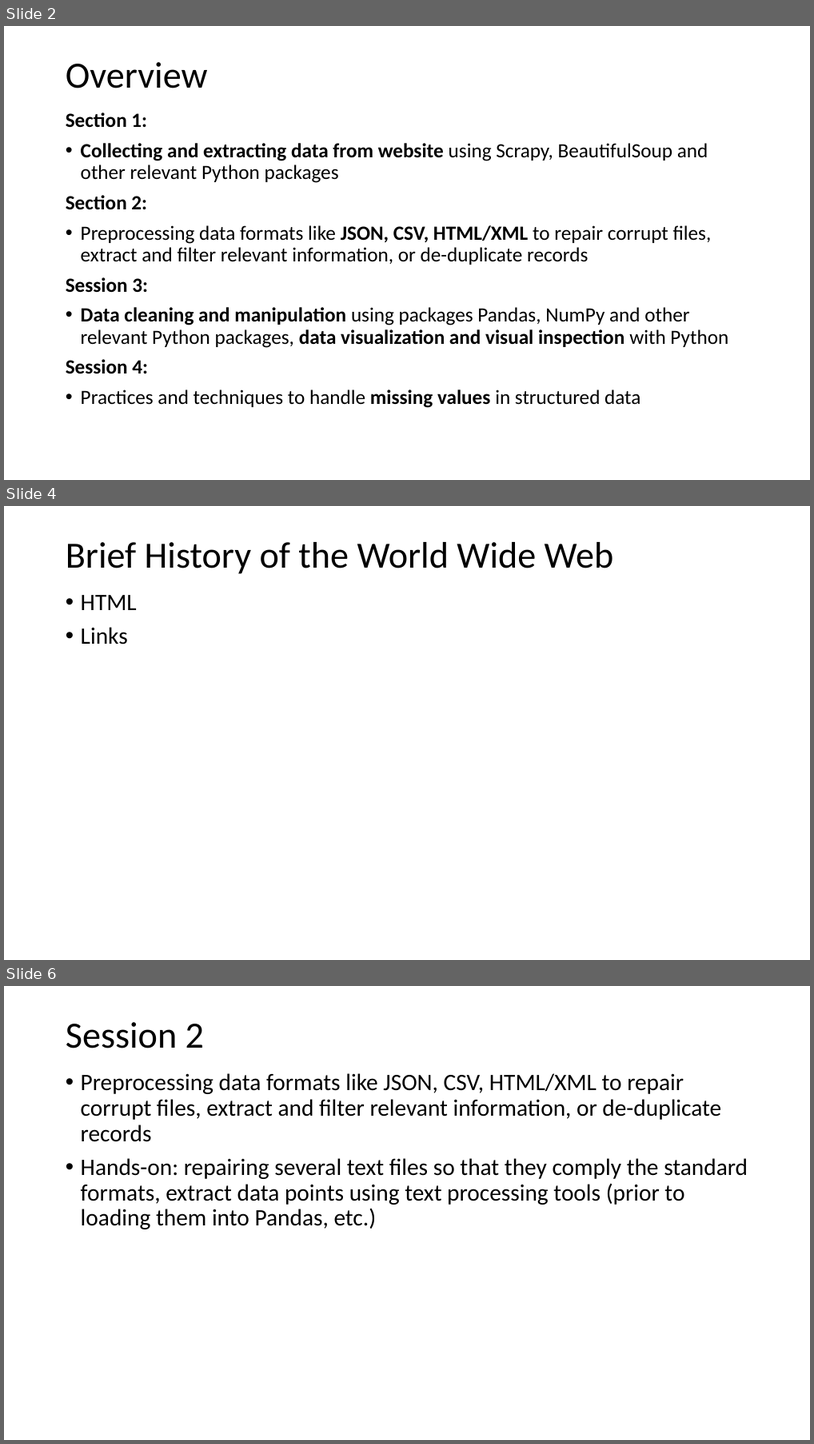
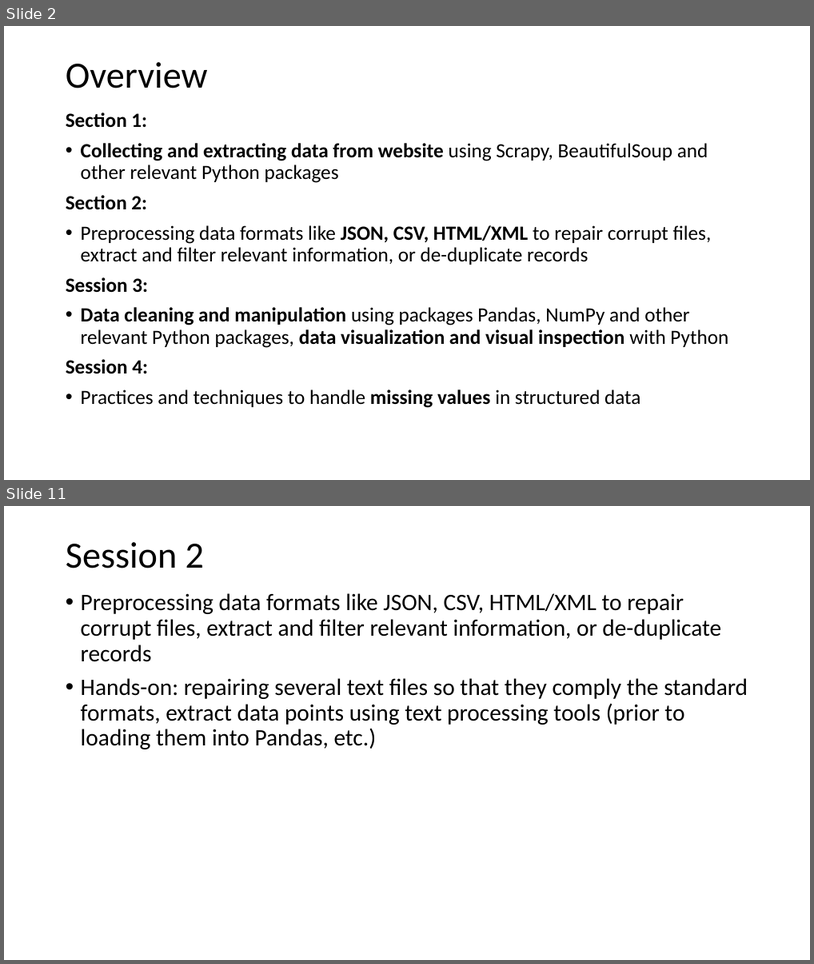
Before and after one commit to kingmolnar/Structured-Unstructured-Data-Collection-Storage-Cleaning-Preprocessing, a slide deck: 01-Web-Scraping/main.pptx. Shown one above the other, each under a label of ours: slides 2, 4 and 6 before the commit, slides 2 and 11 after it; the slides between them are not shown. The pictures are 814x1444 and 814x964 pixels, drawn with LibreOffice and Linux fonts; fonts in the diff are those of the drawing. Boxes give left, top, right and bottom in pixels: in the first picture for what was removed or moved away, otherwise in the second. Text is boxed around its words. In the diff, an @@ line names an element or a change of style, - is before the commit and + after.

```diff
--- a/01-Web-Scraping/main.pptx
+++ b/01-Web-Scraping/main.pptx
@@ slide 4 removed at bbox=[4, 506, 810, 960], background #FFFFFF @@
@@ title removed at bbox=[66, 542, 614, 574] @@
-Brief History of the World Wide Web
@@ text removed at bbox=[81, 595, 137, 644] @@
-• HTML
-• Links
@@ what was slide 6 is now slide 11 @@
```
Also in this commit, not shown: 7 slides added, 1 other slide removed.
